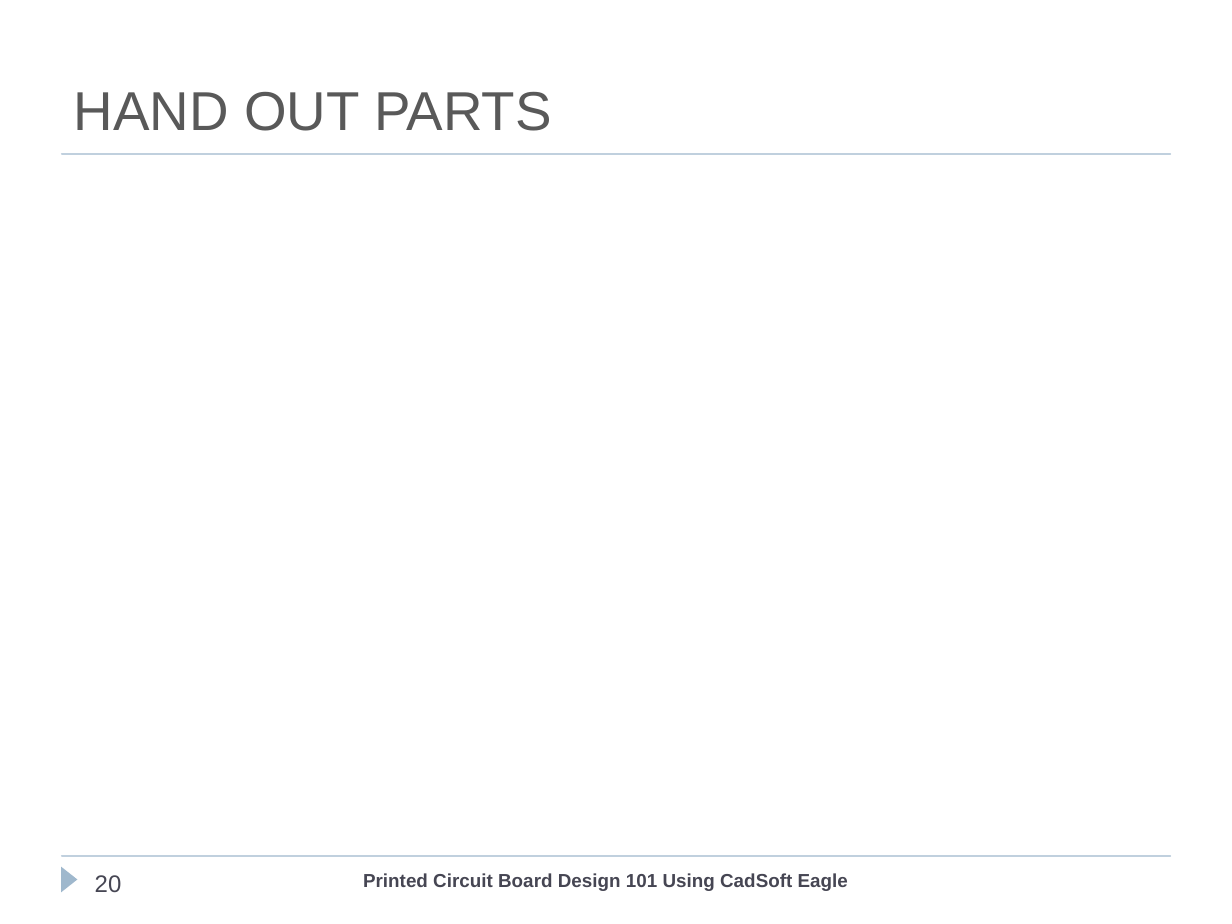
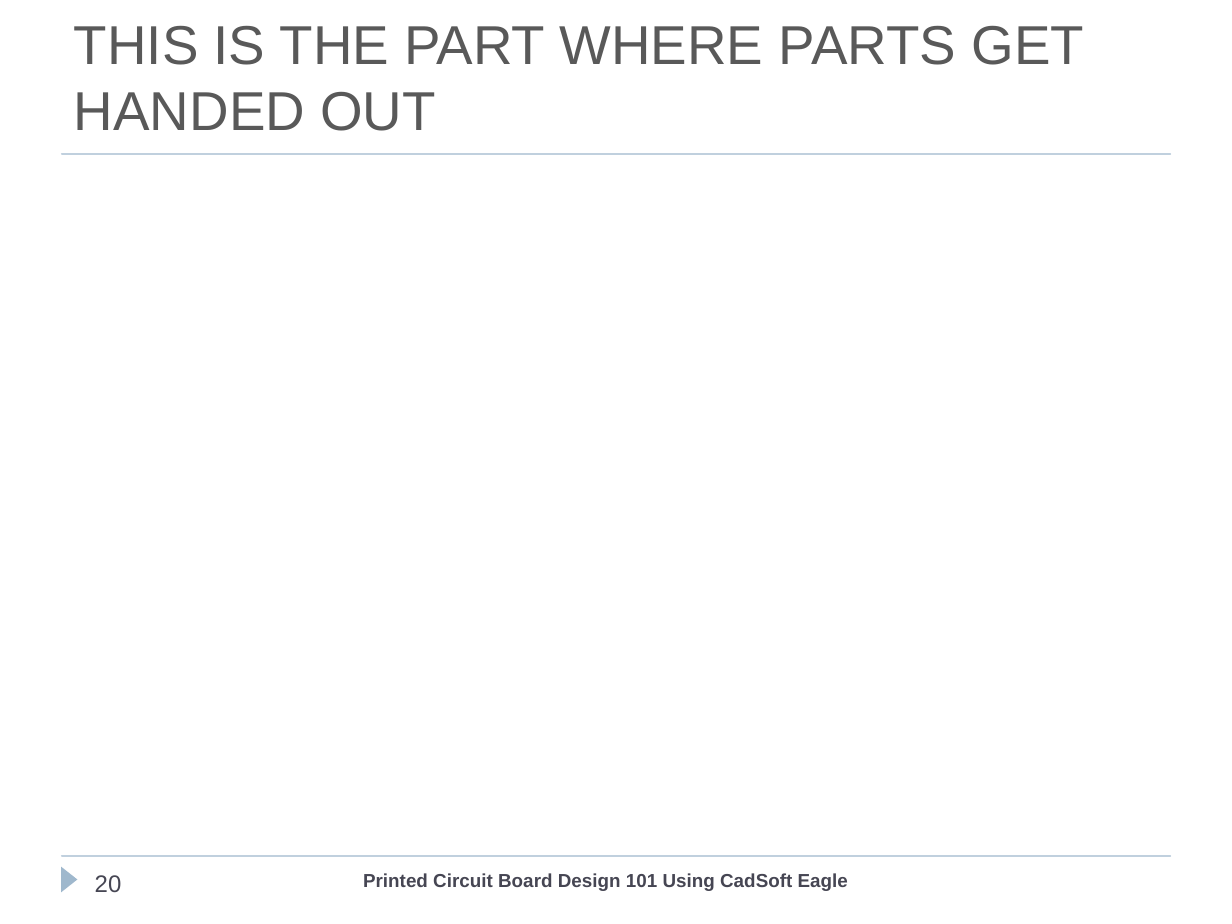
Before and after one commit to cogwheelcircuitworks/IntroToEagleCAD, a slide deck: slide 20 of ClassFiles/PCBDesignEagleCad101.ppt. Drawn at 1232x924 pixels with LibreOffice and Linux fonts; fonts in the diff are those of the drawing; background and template pictures are left out. Boxes give left, top, right and bottom in pixels: in the first picture for what was removed or moved away, otherwise in the second. Text is boxed around its words. In the diff, an @@ line names an element or a change of style, - is before the commit and + after.

```diff
--- a/ClassFiles/PCBDesignEagleCad101.ppt
+++ b/ClassFiles/PCBDesignEagleCad101.ppt
@@ title at (74, 26, 1084, 131): text changed @@
-HAND OUT PARTS
+THIS IS THE PART WHERE PARTS GET HANDED OUT
```
Also in this commit, not shown: 2 other slides changed.
